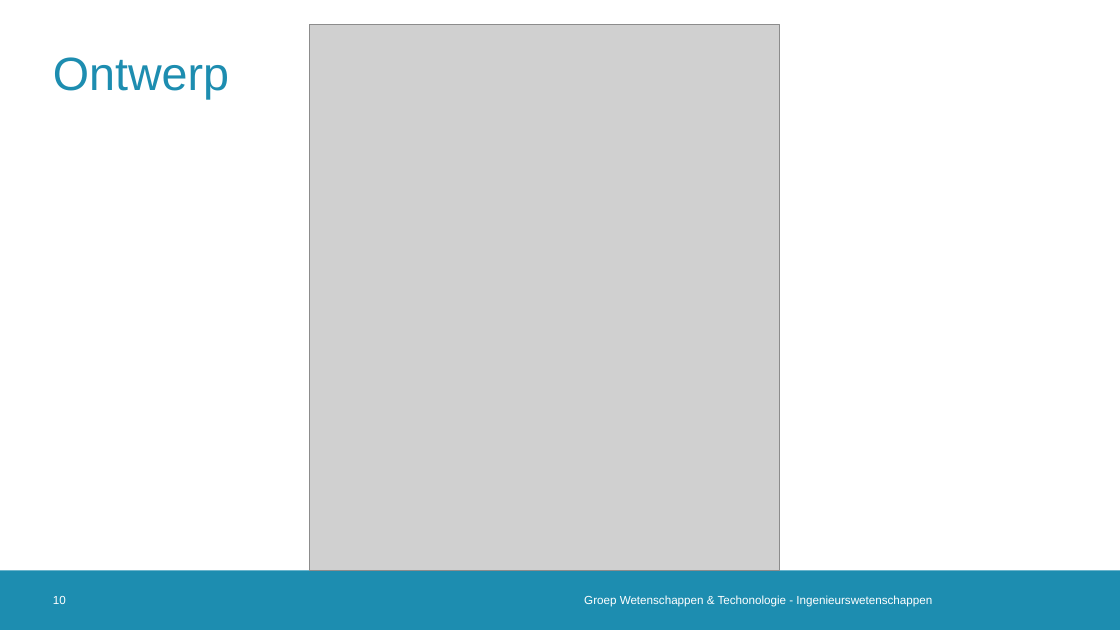
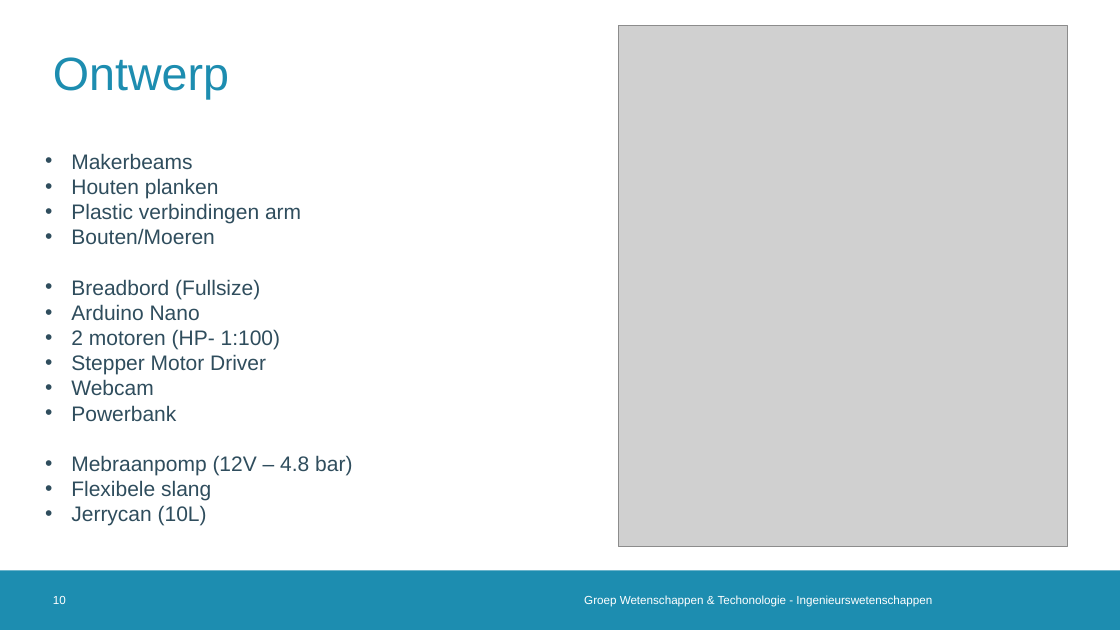
Before and after one commit to 2023-2022-KULAK-IW/2022_2023_Probleemoplossen_en_Ontwerpen_2, a slide deck: slide 10 of Tussentijdse Presentatie .pptx. Drawn at 1120x630 pixels with LibreOffice and Linux fonts; fonts in the diff are those of the drawing; grey boxes stand for pictures; background and template pictures are left out. Boxes give left, top, right and bottom in pixels: in the first picture for what was removed or moved away, otherwise in the second. Text is boxed around its words. In the diff, an @@ line names an element or a change of style, - is before the commit and + after.

```diff
--- a/Tussentijdse Presentatie .pptx
+++ b/Tussentijdse Presentatie .pptx
@@ picture resized from (x1=309, y1=24, x2=780, y2=571) to (x1=618, y1=26, x2=1067, y2=547) @@
@@ text added at (x1=71, y1=153, x2=352, y2=526), 18 pt, text #2F4D5D @@
+• Makerbeams
+• Houten planken
+• Plastic verbindingen arm
+• Bouten/Moeren
+• Breadbord (Fullsize)
+• Arduino Nano
+• 2 motoren (HP- 1:100)
+• Stepper Motor Driver
+• Webcam
+• Powerbank
+• Mebraanpomp (12V – 4.8 bar)
+• Flexibele slang
+• Jerrycan (10L)
```
Also in this commit, not shown: 1 other slide changed.
